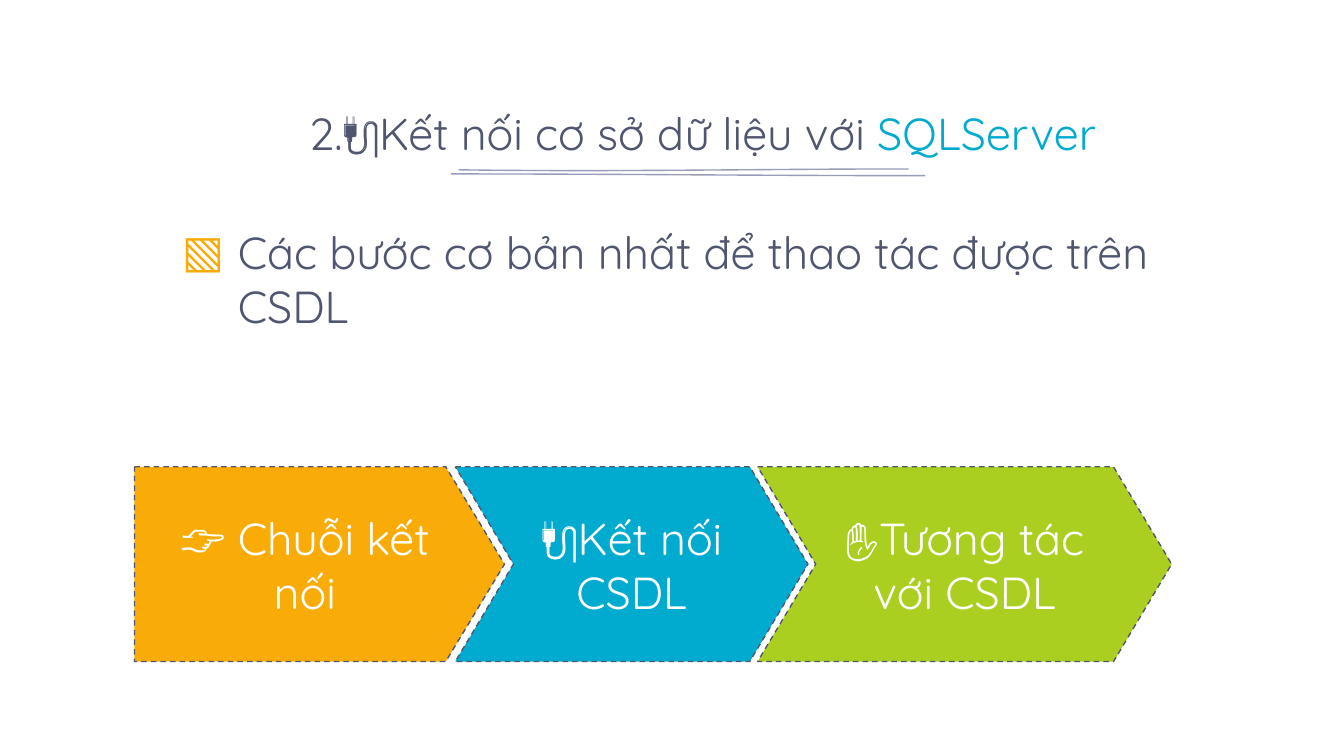
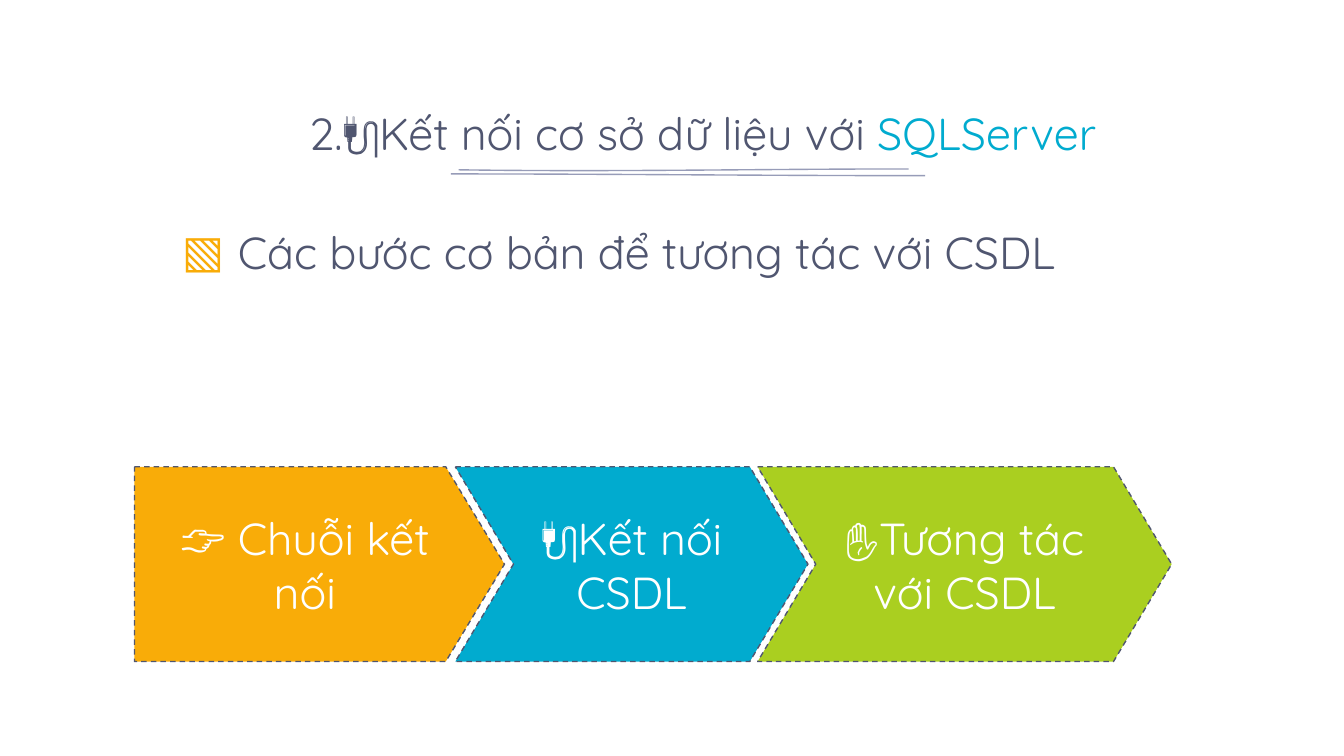
Before and after one commit to hoangtuyenblogger/Lap-trinh-web-Asp.net, a slide deck: slide 7 of Kết nối cơ sở dữ liệu/Kết nối CSDL.pptx. Drawn at 1344x756 pixels with LibreOffice and Linux fonts; fonts in the diff are those of the drawing; background and template pictures are left out. Boxes give left, top, right and bottom in pixels: in the first picture for what was removed or moved away, otherwise in the second. Text is boxed around its words. In the diff, an @@ line names an element or a change of style, - is before the commit and + after.

```diff
--- a/Kết nối cơ sở dữ liệu/Kết nối CSDL.pptx
+++ b/Kết nối cơ sở dữ liệu/Kết nối CSDL.pptx
@@ text at (x1=238, y1=232, x2=1055, y2=278): text changed @@
-▧ Các bước cơ bản nhất để thao tác được trên CSDL
+▧ Các bước cơ bản để tương tác với CSDL
```
Also in this commit, not shown: 4 other slides changed, 5 slides added, 29 slides removed.
